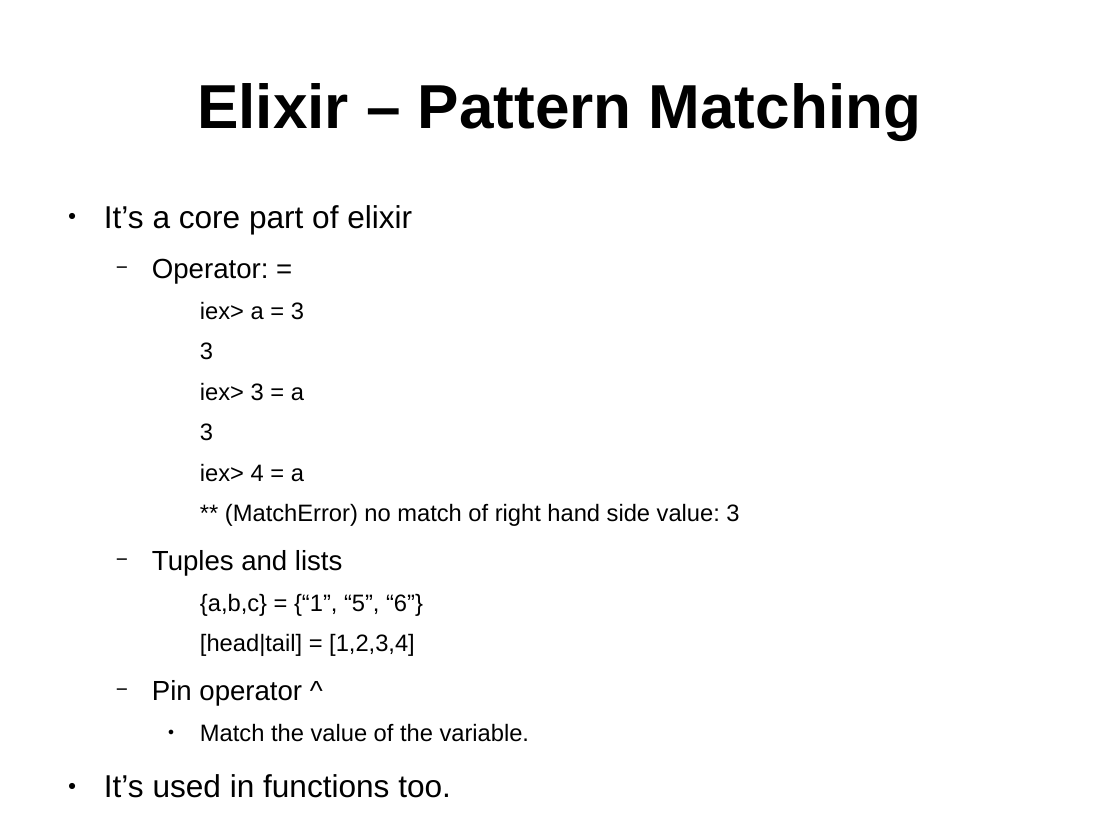
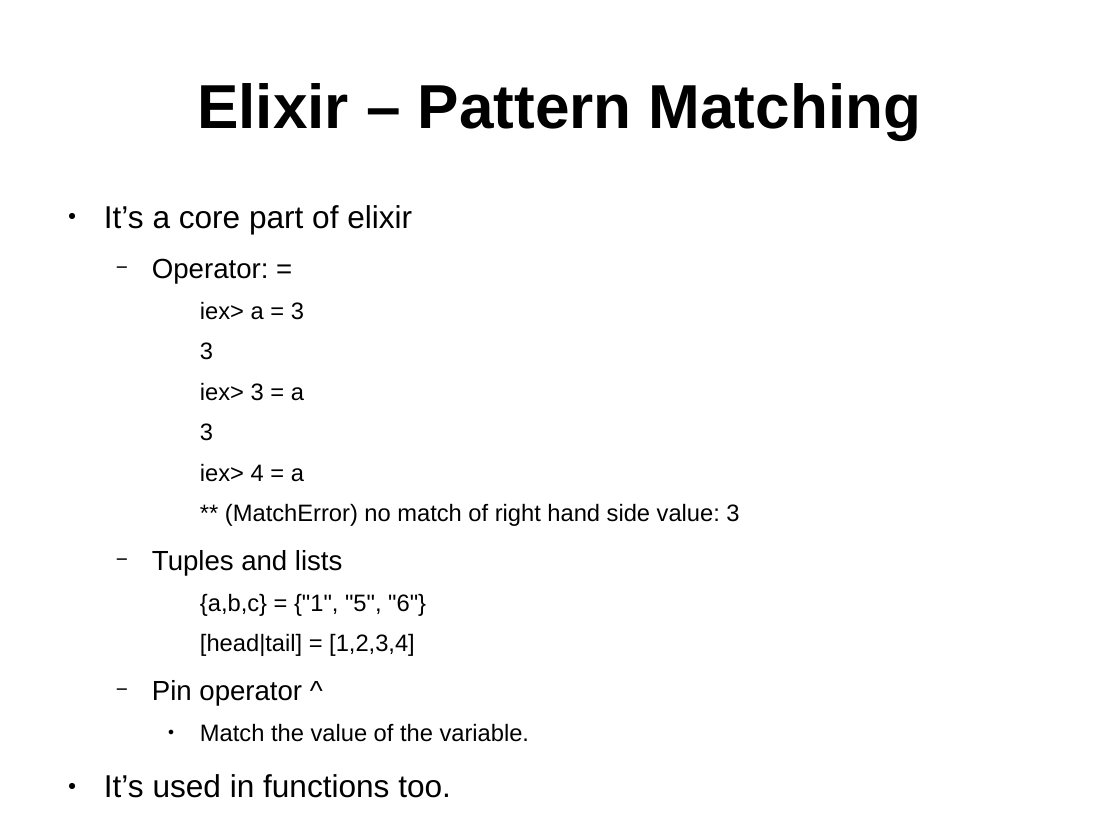
Before and after one commit to ramortegui/talks, a slide deck: slide 6 of elixir-basics.odp. Drawn at 1120x840 pixels with LibreOffice and Linux fonts; fonts in the diff are those of the drawing. Boxes give left, top, right and bottom in pixels: in the first picture for what was removed or moved away, otherwise in the second. Text is boxed around its words. In the diff, an @@ line names an element or a change of style, - is before the commit and + after.

```diff
--- a/elixir-basics.odp
+++ b/elixir-basics.odp
@@ text at (200, 593, 426, 616): text changed @@
-    {a,b,c} = {“1”, “5”, “6”}
+    {a,b,c} = {"1", "5", "6"}
```
Also in this commit, not shown: 7 other slides changed, 1 slide added.
